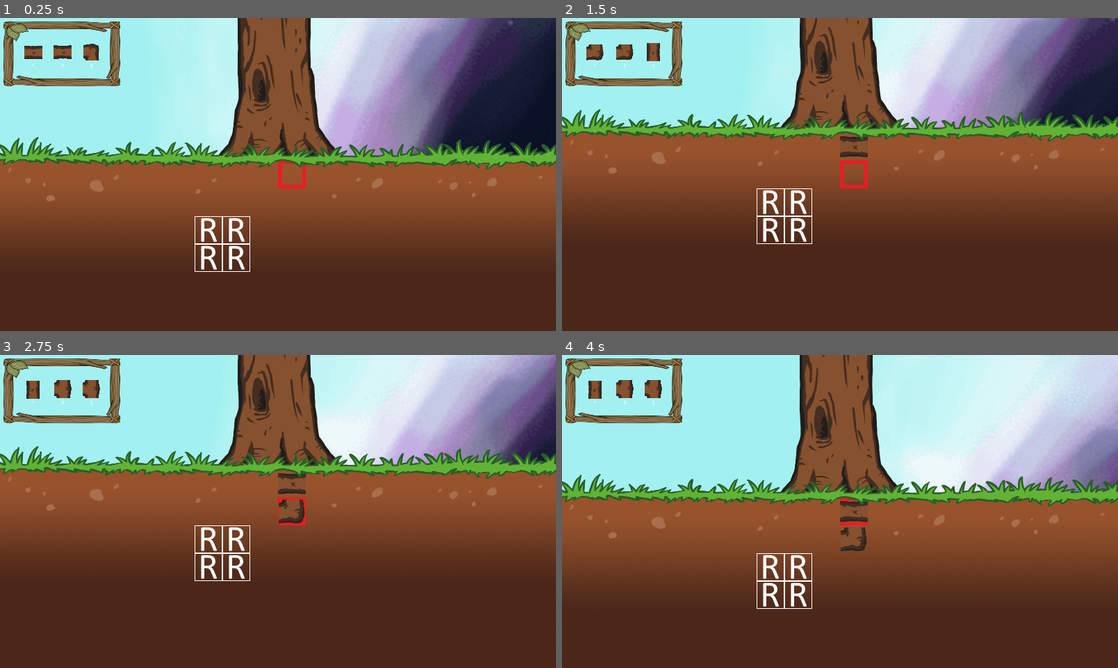
Above: before the commit, frames 1-4 (two rows, left to right).
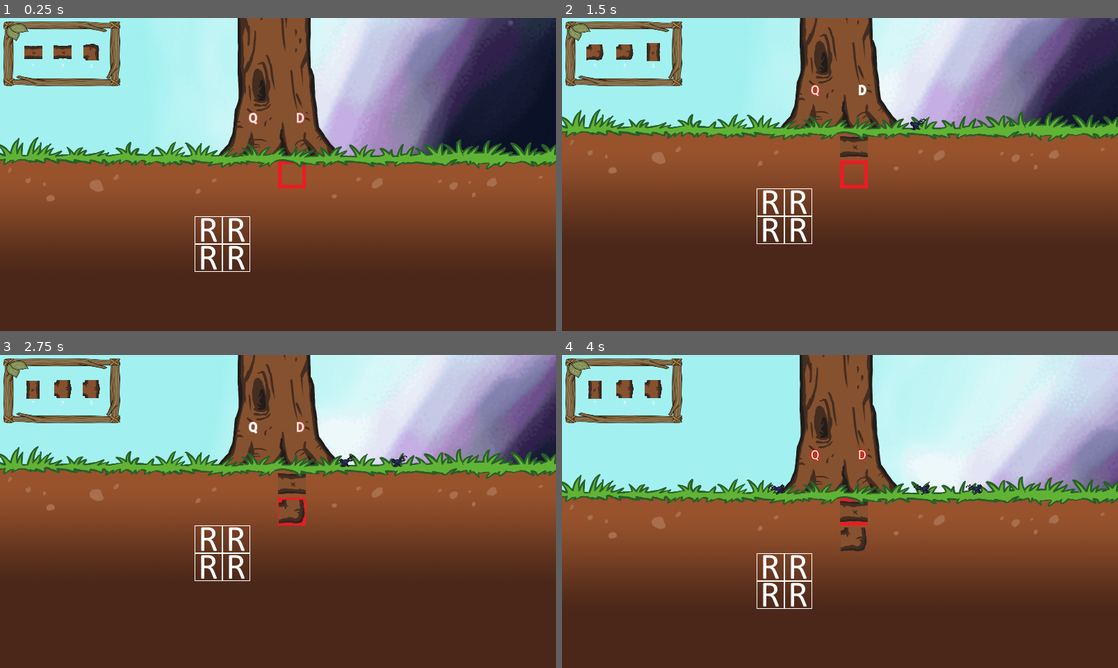
Above: after the commit, the same moments.

Repository: DEF-42/treeOfLife
Game: Godot game, scene res://Scenes/World.tscn
The game is run twice, just before and just after one commit, with the same random seed, the same clock (stepped at 60 frames per second) and the same inputs.
Inputs:
- Up to frame 1 (0.25 s): no input
- Up to frame 2 (1.5 s): hold D (spawn_ally_right, bound only after the commit) 0.53-1.28 s; tap Keypad 1 (first_root) at 0.6 s; hold Down (ui_down) from 1.28 s (still down); tap Keypad 0 (rotate_roots) at 1.35 s
- Up to frame 3 (2.75 s): release Down (ui_down) at 2.03 s; hold D (spawn_ally_right, bound only after the commit) from 2.03 s (still down); tap Keypad 2 (second_root) at 2.1 s
- Up to frame 4 (4 s): release D (spawn_ally_right, bound only after the commit) at 2.78 s; hold Up (ui_up) 2.78-3.53 s; tap Keypad 3 (third_root) at 2.85 s; hold A (spawn_ally_left, bound only after the commit) from 3.53 s (still down); tap Keypad 1 (first_root) at 3.6 s

The runs differ from the first frame. In frame 1, less than 0.1% of the frame differs, in the area x 44-55%, y 30-34%; in frame 2, 0.1%; in frame 3, 0.2%; in frame 4, 0.2%, in the area x 37-76%, y 30-45%.

Commit message:
Battle on Ally vs Enemy

Diff:
--- a/Autoloads/EventBus.gd
+++ b/Autoloads/EventBus.gd
@@ -9,3 +9,10 @@
 signal activate_enemy_spawner(spawner)
 signal kill_enemy()
 signal spawn_enemy(spawnerName)
+
+signal kill_ally()
+signal activate_ally_spawner(spawner)
+signal spawn_ally(spawnerName)
+
+signal display_battle(position)
+signal finish_battle()
--- a/Scenes/Outside/Ally.tscn
+++ b/Scenes/Outside/Ally.tscn
@@ -1,3 +1,62 @@
-[gd_scene format=2]
+[gd_scene load_steps=6 format=2]
+
+[ext_resource path="res://Assets/Outside/fourmi.png" type="Texture" id=1]
+[ext_resource path="res://Scripts/Outside/Ally.gd" type="Script" id=2]
+
+[sub_resource type="Animation" id=1]
+length = 0.001
+tracks/0/type = "value"
+tracks/0/path = NodePath(".:rotation_degrees")
+tracks/0/interp = 1
+tracks/0/loop_wrap = true
+tracks/0/imported = false
+tracks/0/enabled = true
+tracks/0/keys = {
+"times": PoolRealArray( 0 ),
+"transitions": PoolRealArray( 1 ),
+"update": 0,
+"values": [ 12.0 ]
+}
+
+[sub_resource type="Animation" id=2]
+resource_name = "walk"
+length = 0.5
+loop = true
+step = 0.02
+tracks/0/type = "value"
+tracks/0/path = NodePath(".:rotation_degrees")
+tracks/0/interp = 1
+tracks/0/loop_wrap = true
+tracks/0/imported = false
+tracks/0/enabled = true
+tracks/0/keys = {
+"times": PoolRealArray( 0, 0.1, 0.25, 0.4, 0.5 ),
+"transitions": PoolRealArray( 1, 1, 1, 1, 1 ),
+"update": 0,
+"values": [ 0.0, 12.0, 0.0, -12.0, 0.0 ]
+}
+
+[sub_resource type="RectangleShape2D" id=3]
+extents = Vector2( 23.5, 17.5 )
 
 [node name="Ally" type="Node2D"]
+
+[node name="AllyKinematic" type="KinematicBody2D" parent="."]
+script = ExtResource( 2 )
+__meta__ = {
+"_edit_group_": true
+}
+
+[node name="Sprite" type="Sprite" parent="AllyKinematic"]
+rotation = 0.20944
+scale = Vector2( 0.25, 0.25 )
+texture = ExtResource( 1 )
+
+[node name="AnimationPlayer" type="AnimationPlayer" parent="AllyKinematic/Sprite"]
+playback_speed = 2.0
+anims/RESET = SubResource( 1 )
+anims/walk = SubResource( 2 )
+
+[node name="CollisionShape2D" type="CollisionShape2D" parent="AllyKinematic"]
+position = Vector2( -0.5, -0.5 )
+shape = SubResource( 3 )
--- /dev/null
+++ b/Scenes/Outside/Battle.tscn
@@ -0,0 +1,50 @@
+[gd_scene load_steps=7 format=2]
+
+[ext_resource path="res://Scripts/Outside/Battle.gd" type="Script" id=1]
+[ext_resource path="res://Assets/Outside/Battle/battle01.png" type="Texture" id=2]
+[ext_resource path="res://Assets/Outside/Battle/battle02.png" type="Texture" id=3]
+[ext_resource path="res://Assets/Outside/Battle/battle03.png" type="Texture" id=4]
+
+[sub_resource type="Animation" id=1]
+length = 0.001
+tracks/0/type = "value"
+tracks/0/path = NodePath(".:texture")
+tracks/0/interp = 1
+tracks/0/loop_wrap = true
+tracks/0/imported = false
+tracks/0/enabled = true
+tracks/0/keys = {
+"times": PoolRealArray( 0 ),
+"transitions": PoolRealArray( 1 ),
+"update": 0,
+"values": [ ExtResource( 2 ) ]
+}
+
+[sub_resource type="Animation" id=2]
+resource_name = "battle"
+length = 1.2
+step = 0.3
+tracks/0/type = "value"
+tracks/0/path = NodePath(".:texture")
+tracks/0/interp = 1
+tracks/0/loop_wrap = true
+tracks/0/imported = false
+tracks/0/enabled = true
+tracks/0/keys = {
+"times": PoolRealArray( 0, 0.3, 0.6, 0.9 ),
+"transitions": PoolRealArray( 1, 1, 1, 1 ),
+"update": 1,
+"values": [ ExtResource( 2 ), ExtResource( 3 ), ExtResource( 4 ), ExtResource( 2 ) ]
+}
+
+[node name="Battle" type="Node2D"]
+script = ExtResource( 1 )
+
+[node name="Sprite" type="Sprite" parent="."]
+texture = ExtResource( 2 )
+
+[node name="AnimationPlayer" type="AnimationPlayer" parent="Sprite"]
+anims/RESET = SubResource( 1 )
+anims/battle = SubResource( 2 )
+
+[connection signal="animation_finished" from="Sprite/AnimationPlayer" to="." method="_on_AnimationPlayer_animation_finished"]
--- a/Scenes/Outside/Enemy.tscn
+++ b/Scenes/Outside/Enemy.tscn
@@ -54,7 +54,7 @@
 texture = ExtResource( 1 )
 
 [node name="AnimationPlayer" type="AnimationPlayer" parent="EnemyKinematic/Sprite"]
-playback_speed = 1.75
+playback_speed = 2.0
 anims/RESET = SubResource( 2 )
 anims/walk = SubResource( 3 )
 
--- a/Scenes/Underground/Grid.tscn
+++ b/Scenes/Underground/Grid.tscn
@@ -10,7 +10,17 @@
 [node name="Grid" type="Node2D"]
 script = ExtResource( 3 )
 
-[node name="UndergroundSprite" type="Sprite" parent="."]
+[node name="UndergroundSprites" type="Node2D" parent="."]
+
+[node name="UndergroundSprite3" type="Sprite" parent="UndergroundSprites"]
+position = Vector2( 800, 2348 )
+texture = ExtResource( 5 )
+
+[node name="UndergroundSprite2" type="Sprite" parent="UndergroundSprites"]
+position = Vector2( 800, 1476 )
+texture = ExtResource( 5 )
+
+[node name="UndergroundSprite" type="Sprite" parent="UndergroundSprites"]
 position = Vector2( 800, 644 )
 texture = ExtResource( 5 )
 
--- a/Scenes/World.tscn
+++ b/Scenes/World.tscn
@@ -7,6 +7,8 @@
 [ext_resource path="res://Scenes/Underground/Grid.tscn" type="PackedScene" id=5]
 [ext_resource path="res://Scripts/DayCycle.gd" type="Script" id=6]
 [ext_resource path="res://Scripts/EnemyLeftSpawner.gd" type="Script" id=7]
+[ext_resource path="res://Assets/Roboto-Regular.ttf" type="DynamicFontData" id=8]
+[ext_resource path="res://Scripts/Outside/AllySpawners.gd" type="Script" id=9]
 
 [sub_resource type="Animation" id=1]
 resource_name = "DayCycleRotation"
@@ -57,8 +59,115 @@
 "values": [ 270.0 ]
 }
 
+[sub_resource type="DynamicFont" id=3]
+size = 36
+outline_size = 2
+outline_color = Color( 1, 0, 0, 1 )
+font_data = ExtResource( 8 )
+
+[sub_resource type="Animation" id=5]
+length = 0.001
+tracks/0/type = "value"
+tracks/0/path = NodePath(".:custom_fonts/font:outline_color")
+tracks/0/interp = 1
+tracks/0/loop_wrap = true
+tracks/0/imported = false
+tracks/0/enabled = true
+tracks/0/keys = {
+"times": PoolRealArray( 0 ),
+"transitions": PoolRealArray( 1 ),
+"update": 0,
+"values": [ Color( 1, 0, 0, 1 ) ]
+}
+
+[sub_resource type="Animation" id=6]
+resource_name = "flash"
+length = 0.8
+loop = true
+step = 0.2
+tracks/0/type = "value"
+tracks/0/path = NodePath(".:custom_colors/font_outline_modulate")
+tracks/0/interp = 1
+tracks/0/loop_wrap = true
+tracks/0/imported = false
+tracks/0/enabled = false
+tracks/0/keys = {
+"times": PoolRealArray(  ),
+"transitions": PoolRealArray(  ),
+"update": 1,
+"values": [  ]
+}
+tracks/1/type = "value"
+tracks/1/path = NodePath(".:custom_fonts/font:outline_color")
+tracks/1/interp = 1
+tracks/1/loop_wrap = true
+tracks/1/imported = false
+tracks/1/enabled = true
+tracks/1/keys = {
+"times": PoolRealArray( 0, 0.4, 0.8 ),
+"transitions": PoolRealArray( 1, 1, 1 ),
+"update": 0,
+"values": [ Color( 1, 0, 0, 1 ), Color( 1, 1, 1, 1 ), Color( 1, 0, 0, 1 ) ]
+}
+
+[sub_resource type="DynamicFont" id=4]
+size = 36
+outline_size = 2
+outline_color = Color( 1, 0, 0, 1 )
+font_data = ExtResource( 8 )
+
+[sub_resource type="Animation" id=7]
+length = 0.001
+tracks/0/type = "value"
+tracks/0/path = NodePath(".:custom_fonts/font:outline_color")
+tracks/0/interp = 1
+tracks/0/loop_wrap = true
+tracks/0/imported = false
+tracks/0/enabled = true
+tracks/0/keys = {
+"times": PoolRealArray( 0 ),
+"transitions": PoolRealArray( 1 ),
+"update": 0,
+"values": [ Color( 1, 0, 0, 1 ) ]
+}
+
+[sub_resource type="Animation" id=8]
+resource_name = "flash"
+loop = true
+step = 0.25
+tracks/0/type = "value"
+tracks/0/path = NodePath(".:custom_colors/font_outline_modulate")
+tracks/0/interp = 1
+tracks/0/loop_wrap = true
+tracks/0/imported = false
+tracks/0/enabled = false
+tracks/0/keys = {
+"times": PoolRealArray(  ),
+"transitions": PoolRealArray(  ),
+"update": 1,
+"values": [  ]
+}
+tracks/1/type = "value"
+tracks/1/path = NodePath(".:custom_fonts/font:outline_color")
+tracks/1/interp = 1
+tracks/1/loop_wrap = true
+tracks/1/imported = false
+tracks/1/enabled = true
+tracks/1/keys = {
+"times": PoolRealArray( 0, 0.5, 1 ),
+"transitions": PoolRealArray( 1, 1, 1 ),
+"update": 0,
+"values": [ Color( 1, 0, 0, 1 ), Color( 1, 1, 1, 1 ), Color( 1, 0, 0, 1 ) ]
+}
+
 [node name="World" type="Node2D"]
 script = ExtResource( 1 )
+
+[node name="UIContainer" type="CanvasLayer" parent="."]
+
+[node name="RootSelector" parent="UIContainer" instance=ExtResource( 4 )]
+position = Vector2( 10, 12 )
+scale = Vector2( 0.65, 0.65 )
 
 [node name="DayCycle" type="Sprite" parent="."]
 position = Vector2( 746, 1463 )
@@ -87,11 +196,46 @@
 position = Vector2( 800, 289 )
 scale = Vector2( 1, 0.85 )
 
-[node name="UIContainer" type="CanvasLayer" parent="."]
-
-[node name="RootSelector" parent="UIContainer" instance=ExtResource( 4 )]
-position = Vector2( 10, 12 )
-scale = Vector2( 0.65, 0.65 )
+[node name="AllySpawners" type="Node2D" parent="."]
+script = ExtResource( 9 )
+
+[node name="AllyLeftSpawner" type="Node2D" parent="AllySpawners"]
+position = Vector2( 680, 476 )
+
+[node name="AllyRightSpawner" type="Node2D" parent="AllySpawners"]
+position = Vector2( 912, 476 )
+
+[node name="SpawnQLabel" type="Label" parent="AllySpawners"]
+margin_left = 709.0
+margin_top = 356.0
+margin_right = 749.0
+margin_bottom = 385.0
+custom_fonts/font = SubResource( 3 )
+text = "Q"
+align = 1
+__meta__ = {
+"_edit_use_anchors_": true
+}
+
+[node name="AnimationPlayer" type="AnimationPlayer" parent="AllySpawners/SpawnQLabel"]
+anims/RESET = SubResource( 5 )
+anims/flash = SubResource( 6 )
+
+[node name="SpawnDLabel" type="Label" parent="AllySpawners"]
+margin_left = 845.0
+margin_top = 356.0
+margin_right = 885.0
+margin_bottom = 385.0
+custom_fonts/font = SubResource( 4 )
+text = "D"
+align = 1
+__meta__ = {
+"_edit_use_anchors_": true
+}
+
+[node name="AnimationPlayer" type="AnimationPlayer" parent="AllySpawners/SpawnDLabel"]
+anims/RESET = SubResource( 7 )
+anims/flash = SubResource( 8 )
 
 [node name="EnemySpawners" type="Node2D" parent="."]
 script = ExtResource( 7 )
--- a/Scripts/EnemyLeftSpawner.gd
+++ b/Scripts/EnemyLeftSpawner.gd
@@ -12,7 +12,6 @@
 
 ### SIGNALS ###
 func _on_activate_enemy_spawner(spawner: Node2D):
-	print("enemyLeftSpawner", spawner)
 	enemySpawner = spawner
 	var instance = termite.instance()
 	spawner.add_child(instance)
--- /dev/null
+++ b/Scripts/Outside/Ally.gd
@@ -0,0 +1,36 @@
+extends KinematicBody2D
+
+
+export var speed: int = 10
+
+var direction = Vector2.ZERO
+var spawner: String
+
+
+func _ready():
+	$Sprite/AnimationPlayer.play("walk")
+	EVENTS.connect("spawn_ally", self, "_on_spawn_ally")
+
+func _process(delta):
+	direction = Vector2.ZERO
+	if spawner == "AllyLeftSpawner":
+		direction.x = direction.x - speed
+		$Sprite.set_flip_h(false)
+	else:
+		direction.x = direction.x + speed
+		$Sprite.set_flip_h(true)
+	var collision = move_and_collide(speed * direction * delta)
+	if collision:
+		if collision.collider.name == "EnemyKinematic":
+			print(collision.position)
+			EVENTS.emit_signal("kill_ally")
+			EVENTS.emit_signal("kill_enemy")
+			EVENTS.emit_signal("display_battle", collision.position)
+
+
+### SIGNALS ###
+func _on_spawn_ally(allySpawner: String):
+	print("spawner", allySpawner)
+	if allySpawner == null:
+		spawner = "AllyLeftSpawner"
+	else: spawner = allySpawner
--- /dev/null
+++ b/Scripts/Outside/AllySpawners.gd
@@ -0,0 +1,24 @@
+extends Node2D
+
+var fourmi = preload("res://Scenes/Outside/Ally.tscn")
+var allySpawner: Node2D
+
+
+func _ready():
+	$SpawnQLabel/AnimationPlayer.play("flash")
+	$SpawnDLabel/AnimationPlayer.play("flash")
+	EVENTS.connect("activate_ally_spawner", self, "_on_activate_ally_spawner")
+	EVENTS.connect("kill_ally", self, "_on_kill_ally")
+
+
+### SIGNALS ###
+func _on_activate_ally_spawner(spawner: Node2D):
+	allySpawner = spawner
+	var instance = fourmi.instance()
+	spawner.add_child(instance)
+	print("allySpawnerNode", spawner)
+	EVENTS.emit_signal("spawn_ally", spawner.name)
+
+func _on_kill_ally():
+	var ally = allySpawner.get_children()[0]
+	ally.queue_free()
--- /dev/null
+++ b/Scripts/Outside/Battle.gd
@@ -0,0 +1,9 @@
+extends Node2D
+
+
+func _ready():
+	$Sprite/AnimationPlayer.play("battle")
+
+
+func _on_AnimationPlayer_animation_finished(anim_name):
+	EVENTS.emit_signal("finish_battle")
--- a/Scripts/Outside/Enemy.gd
+++ b/Scripts/Outside/Enemy.gd
@@ -1,7 +1,7 @@
 extends KinematicBody2D
 
 
-export var speed: int = 20
+export var speed: int = 10
 
 var direction = Vector2.ZERO
 var spawner: String
--- a/Scripts/World.gd
+++ b/Scripts/World.gd
@@ -1,5 +1,8 @@
 extends Node2D
 
+
+var battle := preload("res://Scenes/Outside/Battle.tscn")
+var battleSpawner: Node2D
 var experience: int = 0
 var experience_step: int = 10
 
@@ -12,10 +15,17 @@
 	$ExperienceTick.connect("timeout", self, "_on_experience_tick")
 	EVENTS.connect("day_state_changed", self, "_on_day_state_changed")
 	EVENTS.connect("sediment_linked", self, "_on_sediment_linked")
+	EVENTS.connect("display_battle", self, "_on_display_battle")
+	EVENTS.connect("finish_battle", self, "_on_finish_battle")
 
 func _process(_delta):
 	if GAME.get_tree_hp() == 0:
 		print("PERDU !")
+	if Input.is_action_just_pressed("spawn_ally_left"):
+		print("on appui sur Q")
+		EVENTS.emit_signal("activate_ally_spawner", $AllySpawners/AllyLeftSpawner)
+	if Input.is_action_just_pressed("spawn_ally_right"):
+		EVENTS.emit_signal("activate_ally_spawner", $AllySpawners/AllyRightSpawner)
 
 
 ### SIGNALS ###
@@ -29,6 +39,15 @@
 		else: EVENTS.emit_signal("activate_enemy_spawner", $EnemySpawners/EnemyRightSpawner)
 		EVENTS.emit_signal("activate_enemy_spawner")
 
+func _on_display_battle(position):
+	var instance = battle.instance()
+	instance.set_position(position)
+	battleSpawner = instance
+	$".".add_child(instance)
+
+func _on_finish_battle():
+	battleSpawner.queue_free()
+
 func _on_sediment_linked():
 	if ($ExperienceTick.is_stopped()):
 		$ExperienceTick.start()
--- a/project.godot
+++ b/project.godot
@@ -33,6 +33,21 @@
 
 [input]
 
+numpad_1={
+"deadzone": 0.5,
+"events": [ Object(InputEventKey,"resource_local_to_scene":false,"resource_name":"","device":0,"alt":false,"shift":false,"control":false,"meta":false,"command":false,"pressed":false,"scancode":0,"physical_scancode":16777351,"unicode":0,"echo":false,"script":null)
+ ]
+}
+numpad_2={
+"deadzone": 0.5,
+"events": [ Object(InputEventKey,"resource_local_to_scene":false,"resource_name":"","device":0,"alt":false,"shift":false,"control":false,"meta":false,"command":false,"pressed":false,"scancode":0,"physical_scancode":16777352,"unicode":0,"echo":false,"script":null)
+ ]
+}
+numpad_3={
+"deadzone": 0.5,
+"events": [ Object(InputEventKey,"resource_local_to_scene":false,"resource_name":"","device":0,"alt":false,"shift":false,"control":false,"meta":false,"command":false,"pressed":false,"scancode":0,"physical_scancode":16777353,"unicode":0,"echo":false,"script":null)
+ ]
+}
 first_root={
 "deadzone": 0.5,
 "events": [ Object(InputEventKey,"resource_local_to_scene":false,"resource_name":"","device":0,"alt":false,"shift":false,"control":false,"meta":false,"command":false,"pressed":false,"scancode":0,"physical_scancode":16777351,"unicode":0,"echo":false,"script":null)
@@ -53,19 +68,14 @@
 "events": [ Object(InputEventKey,"resource_local_to_scene":false,"resource_name":"","device":0,"alt":false,"shift":false,"control":false,"meta":false,"command":false,"pressed":false,"scancode":0,"physical_scancode":16777350,"unicode":0,"echo":false,"script":null)
  ]
 }
-numpad_1={
+spawn_ally_left={
 "deadzone": 0.5,
-"events": [ Object(InputEventKey,"resource_local_to_scene":false,"resource_name":"","device":0,"alt":false,"shift":false,"control":false,"meta":false,"command":false,"pressed":false,"scancode":0,"physical_scancode":16777351,"unicode":0,"echo":false,"script":null)
+"events": [ Object(InputEventKey,"resource_local_to_scene":false,"resource_name":"","device":0,"alt":false,"shift":false,"control":false,"meta":false,"command":false,"pressed":false,"scancode":0,"physical_scancode":65,"unicode":0,"echo":false,"script":null)
  ]
 }
-numpad_2={
+spawn_ally_right={
 "deadzone": 0.5,
-"events": [ Object(InputEventKey,"resource_local_to_scene":false,"resource_name":"","device":0,"alt":false,"shift":false,"control":false,"meta":false,"command":false,"pressed":false,"scancode":0,"physical_scancode":16777352,"unicode":0,"echo":false,"script":null)
- ]
-}
-numpad_3={
-"deadzone": 0.5,
-"events": [ Object(InputEventKey,"resource_local_to_scene":false,"resource_name":"","device":0,"alt":false,"shift":false,"control":false,"meta":false,"command":false,"pressed":false,"scancode":0,"physical_scancode":16777353,"unicode":0,"echo":false,"script":null)
+"events": [ Object(InputEventKey,"resource_local_to_scene":false,"resource_name":"","device":0,"alt":false,"shift":false,"control":false,"meta":false,"command":false,"pressed":false,"scancode":0,"physical_scancode":68,"unicode":0,"echo":false,"script":null)
  ]
 }
 
Binary file added: Assets/Outside/Battle/battle01.png
Not shown, added: Assets/Outside/Battle/battle01.png.import
Binary file added: Assets/Outside/Battle/battle02.png
Not shown, added: Assets/Outside/Battle/battle02.png.import
Binary file added: Assets/Outside/Battle/battle03.png
Not shown, added: Assets/Outside/Battle/battle03.png.import
Binary file added: Assets/Outside/fourmi.png
Not shown, added: Assets/Outside/fourmi.png.import
Not shown: 1 places in Scenes/World.tscn that only renumber resources
